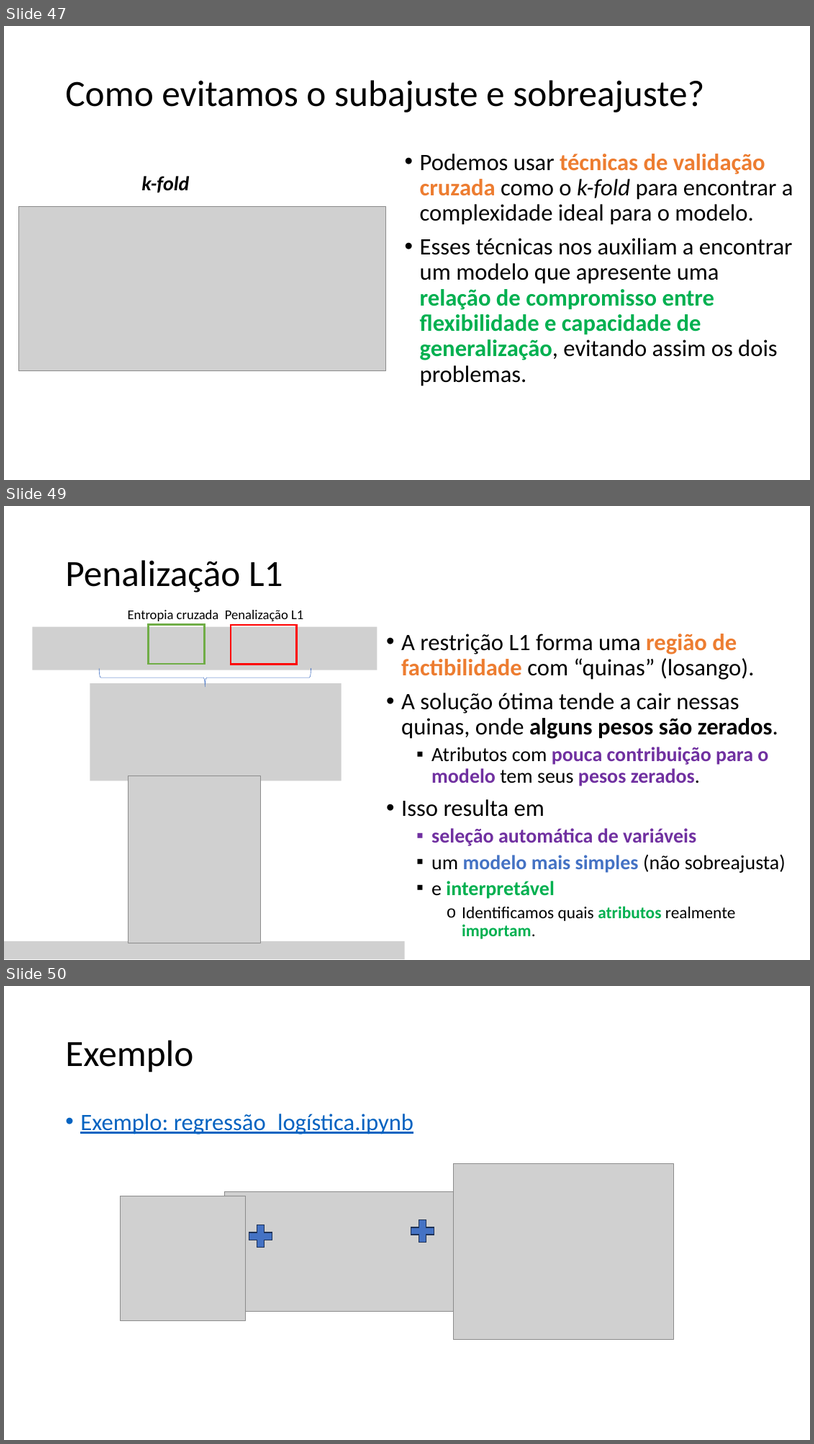
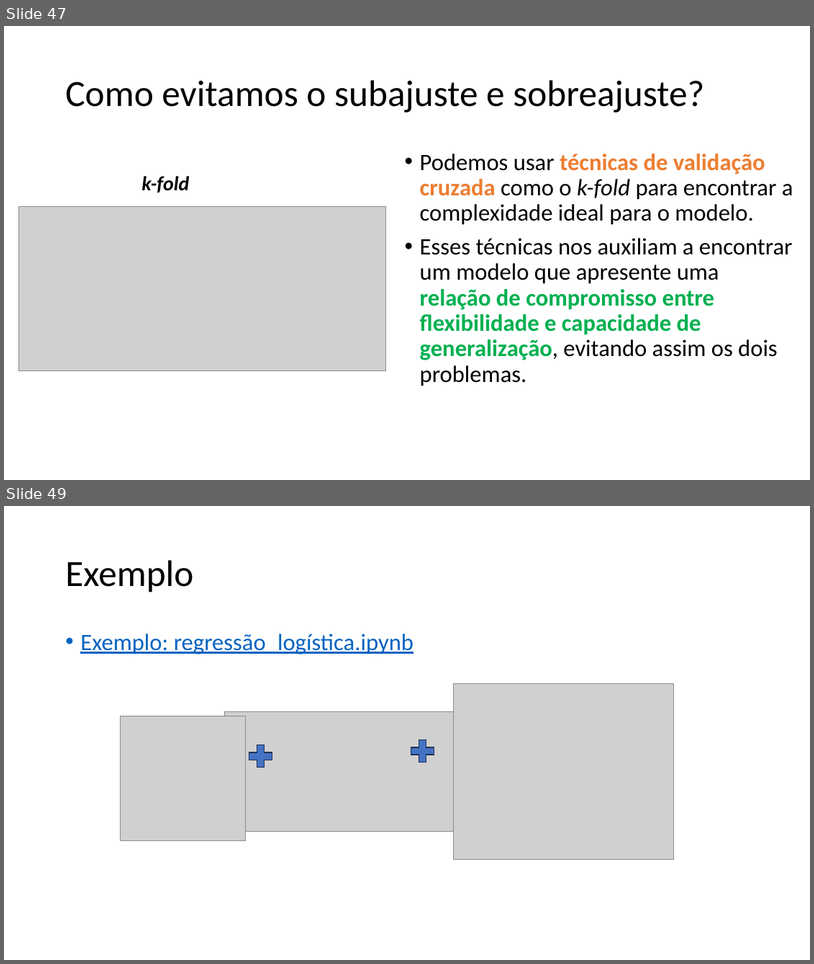
Before and after one commit to zz4fap/c24_inteligencia_artificial, a slide deck: slides/C24_Classificação.pptx. Shown one above the other, each under a label of ours: slides 47, 49 and 50 before the commit, slides 47 and 49 after it; the slides between them are not shown. The pictures are 814x1444 and 814x964 pixels, drawn with LibreOffice and Linux fonts; fonts in the diff are those of the drawing; grey boxes stand for pictures. Boxes give left, top, right and bottom in pixels: in the first picture for what was removed or moved away, otherwise in the second. Text is boxed around its words. In the diff, an @@ line names an element or a change of style, - is before the commit and + after.

```diff
--- a/slides/C24_Classificação.pptx
+++ b/slides/C24_Classificação.pptx
@@ slide 49 removed at (4,506,810,960), background #FFFFFF @@
@@ title removed at (65,560,283,592) @@
-Penalização L1
@@ text removed at (128,610,219,621) @@
-Entropia cruzada
@@ text removed at (225,610,304,621) @@
-Penalização L1
@@ picture removed at (32,627,377,670) @@
@@ rectangle removed at (149,625,205,664) @@
@@ rectangle removed at (231,625,297,664) @@
@@ text removed at (401,633,786,939) @@
-• A restrição L1 forma uma região de factibilidade com “quinas” (losango).
-• A solução ótima tende a cair nessas quinas, onde alguns pesos são zerados.
-  ▪ Atributos com pouca contribuição para o modelo tem seus pesos zerados.
-• Isso resulta em
-  ▪ seleção automática de variáveis
-  ▪ um modelo mais simples (não sobreajusta)
-  ▪ e interpretável
-    o Identificamos quais atributos realmente importam.
@@ right brace removed at (99,668,311,687) @@
@@ picture removed at (90,683,342,780) @@
@@ picture removed at (128,776,261,943) @@
@@ picture removed at (4,941,404,959) @@
@@ what was slide 50 is now slide 49 @@
```
Also in this commit, not shown: 4 slides changed, 2 other files.
